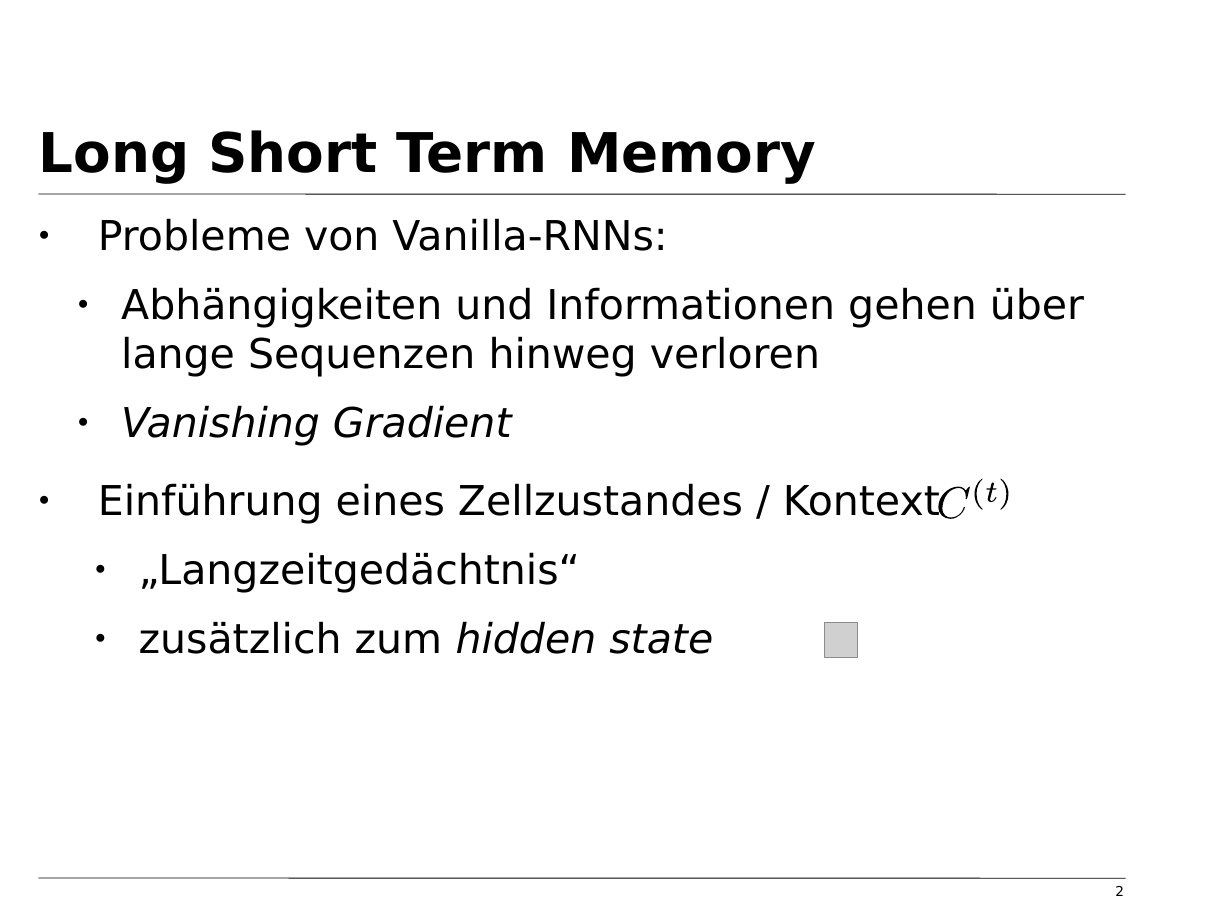
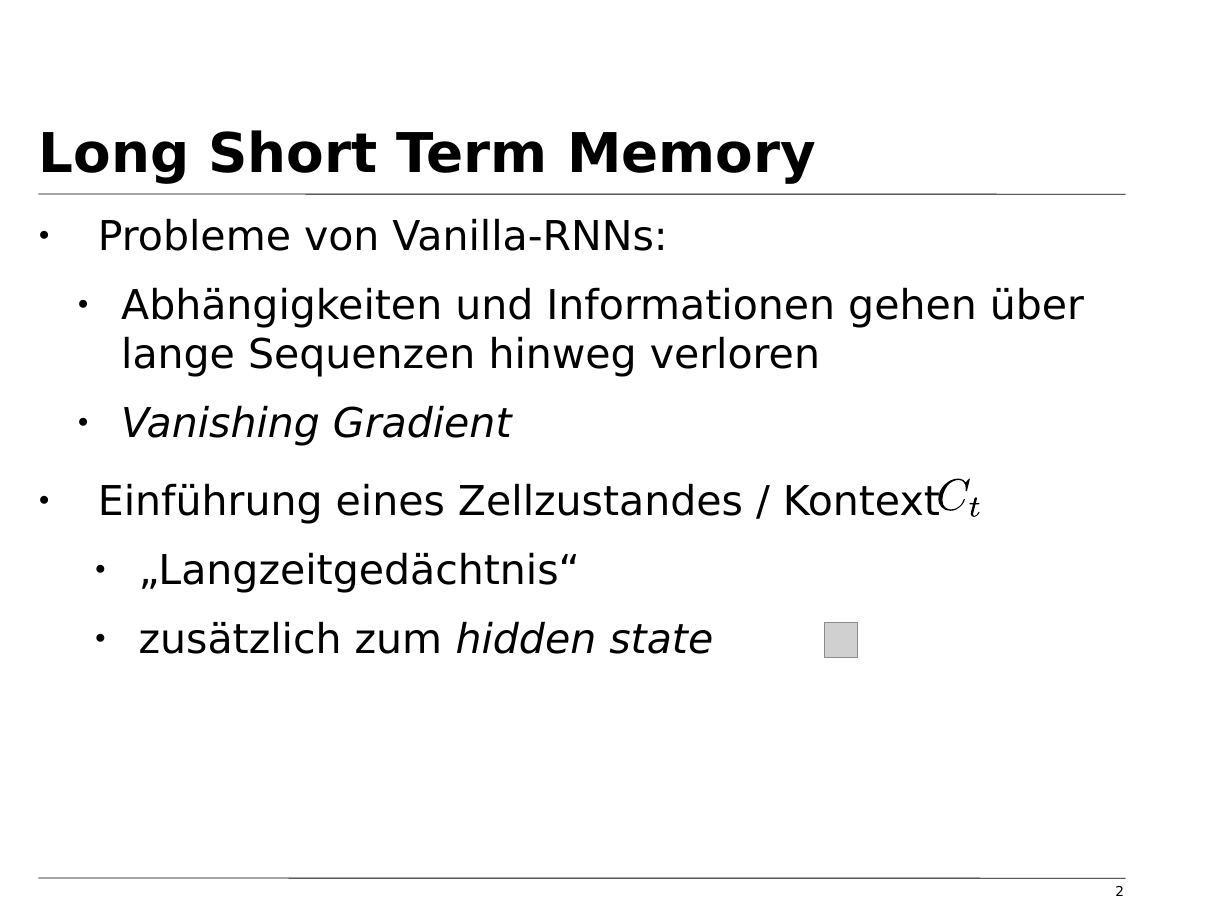
Before and after one commit to tfassbender/deep_learning_team_rnn, a slide deck: slide 2 of vorlesung/vorlesung_rnn_lstm_malte.odp. Drawn at 1232x924 pixels with LibreOffice and Linux fonts; fonts in the diff are those of the drawing; grey boxes stand for pictures; background and template pictures are left out. Boxes give left, top, right and bottom in pixels: in the first picture for what was removed or moved away, otherwise in the second. Text is boxed around its words. In the diff, an @@ line names an element or a change of style, - is before the commit and + after.

```diff
--- a/vorlesung/vorlesung_rnn_lstm_malte.odp
+++ b/vorlesung/vorlesung_rnn_lstm_malte.odp
@@ freeform shape: place and size @@
-freeform shape at [939, 487, 971, 519]
+freeform shape at [939, 478, 971, 510]
@@ freeform shape removed at [1000, 478, 1009, 509] @@
@@ freeform shape: place and size @@
-freeform shape at [975, 478, 983, 509]
+freeform shape at [970, 498, 981, 517]
@@ freeform shape removed at [986, 483, 997, 503] @@
```
Also in this commit, not shown: 7 other slides changed.
